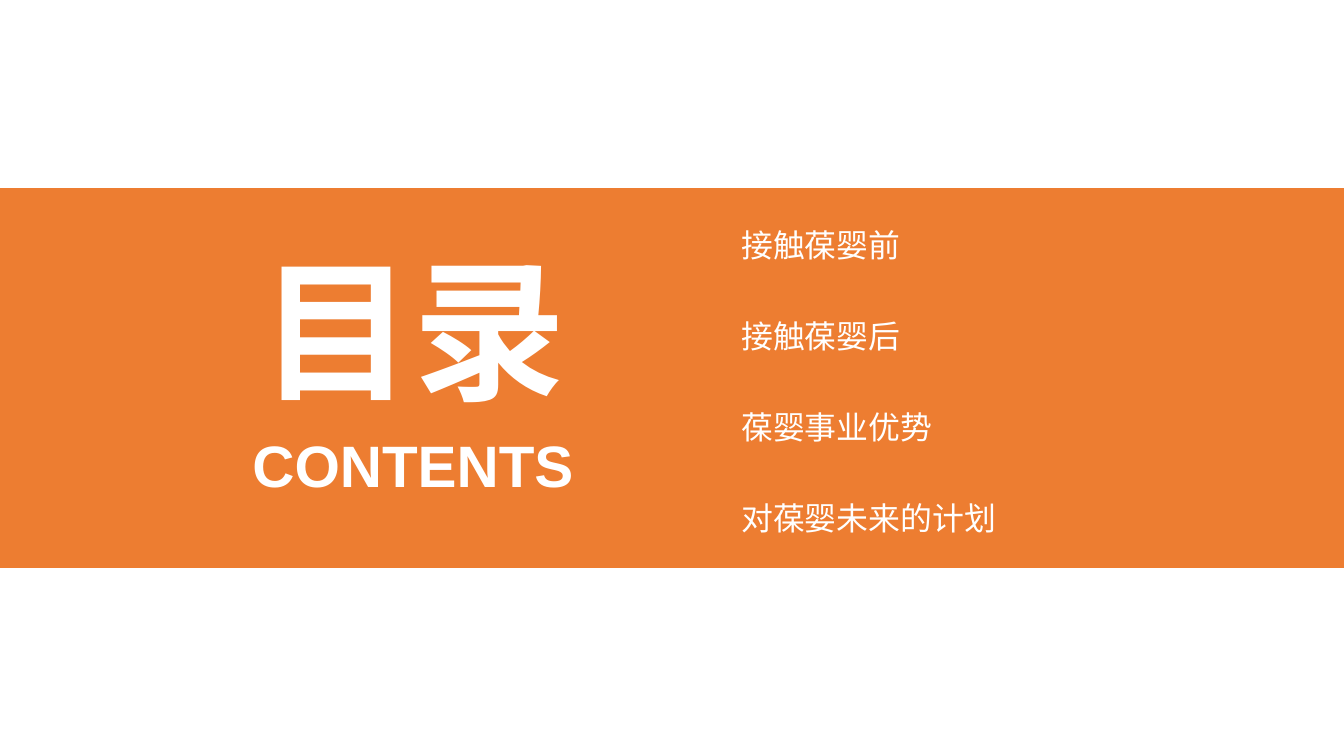
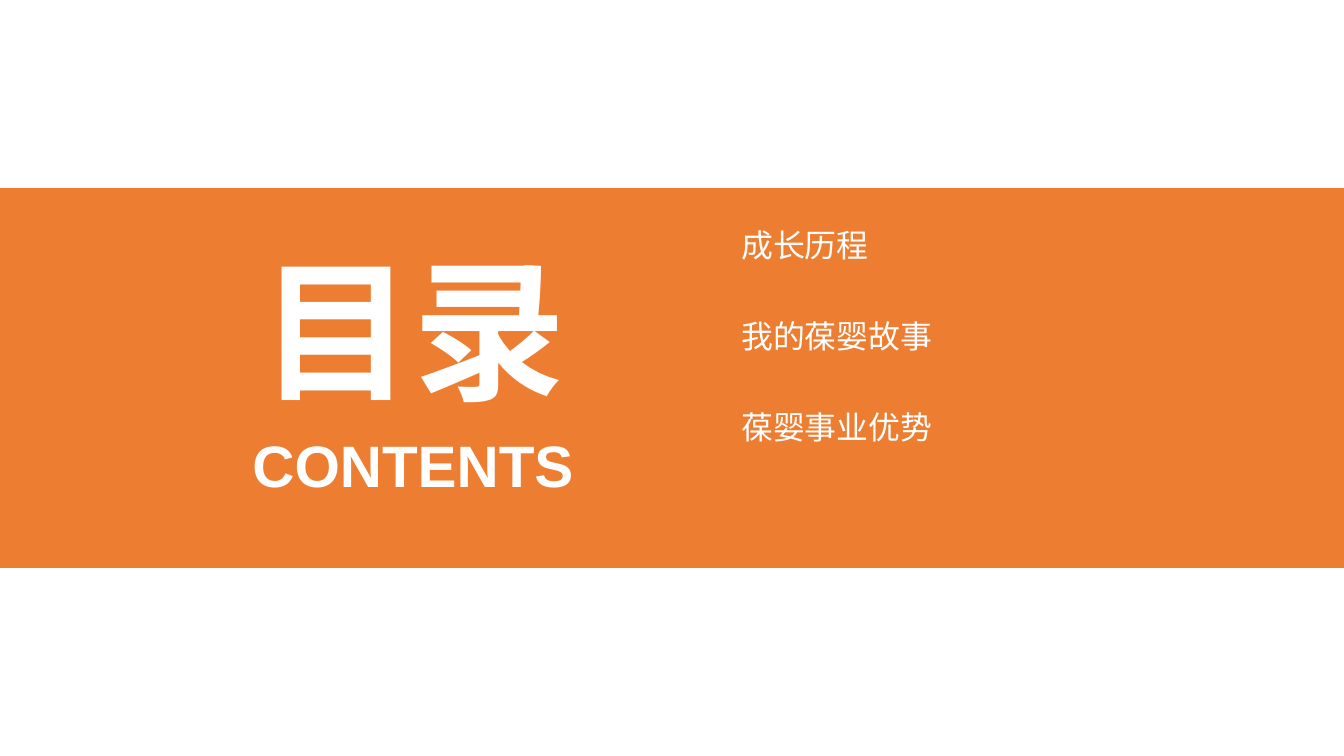
Before and after one commit to ForeverBadBoy/gradle-rabbitmq, a slide deck: slide 2 of src/main/resources/自我介绍.pptx. Drawn at 1344x756 pixels with LibreOffice and Linux fonts; fonts in the diff are those of the drawing. Boxes give left, top, right and bottom in pixels: in the first picture for what was removed or moved away, otherwise in the second. Text is boxed around its words. In the diff, an @@ line names an element or a change of style, - is before the commit and + after.

```diff
--- a/src/main/resources/自我介绍.pptx
+++ b/src/main/resources/自我介绍.pptx
@@ text in free at (741,230,868,260): text changed @@
-接触葆婴前
+成长历程
@@ text in free at (741,321,932,351): text changed @@
-接触葆婴后
+我的葆婴故事
@@ free removed at (742,498,1000,536) @@
-对葆婴未来的计划
```
Also in this commit, not shown: 5 other slides changed, 2 slides added, 5 slides removed.
